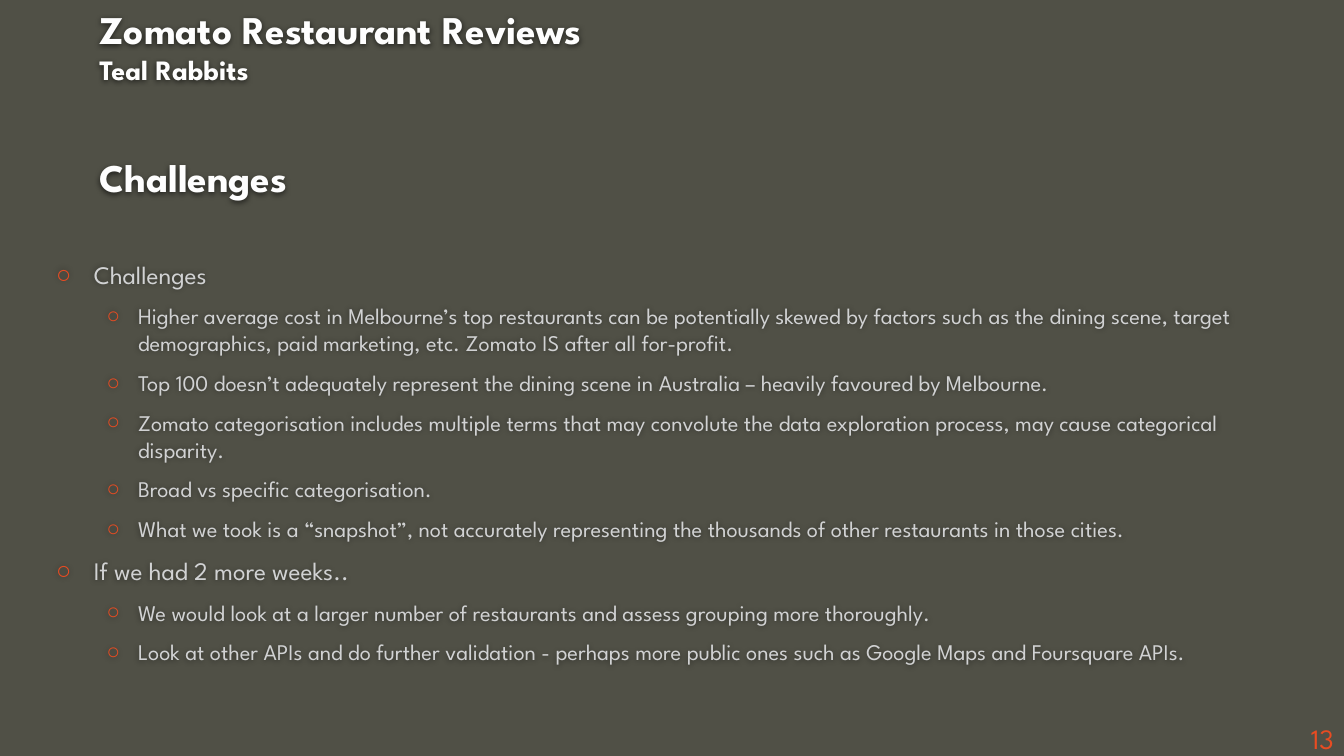
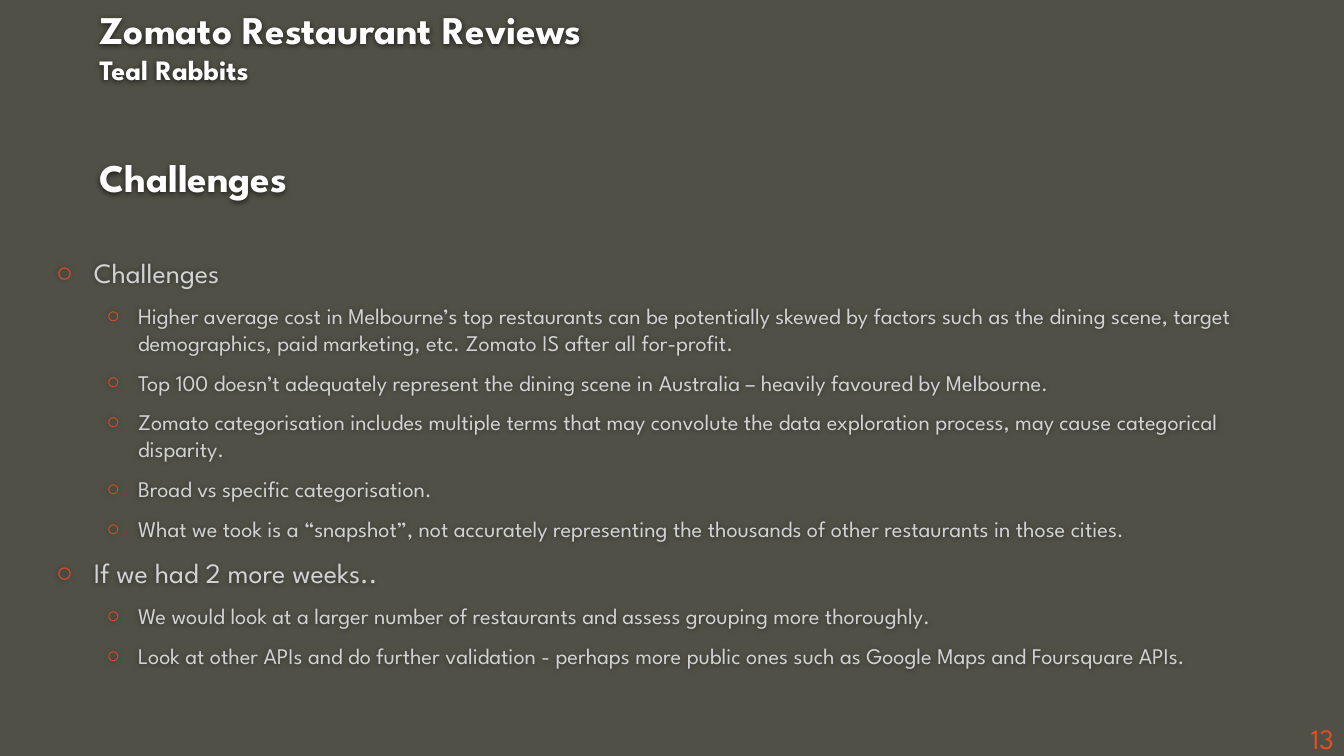
Before and after one commit to ashdrayton/Zomato-Restaurants-Reviews, a slide deck: slide 13 of Final notebooks/Zomato_Presentation_EW_20200712.pptx. Drawn at 1344x756 pixels with LibreOffice and Linux fonts; fonts in the diff are those of the drawing; background and template pictures are left out. Boxes give left, top, right and bottom in pixels: in the first picture for what was removed or moved away, otherwise in the second. Text is boxed around its words. In the diff, an @@ line names an element or a change of style, - is before the commit and + after.

```diff
--- a/Final notebooks/Zomato_Presentation_EW_20200712.pptx
+++ b/Final notebooks/Zomato_Presentation_EW_20200712.pptx
@@ text at (94, 264, 377, 583): size 18 to 20 pt in "Challenges", "If we had 2 more weeks.." @@
```
Also in this commit, not shown: 6 other slides changed.
